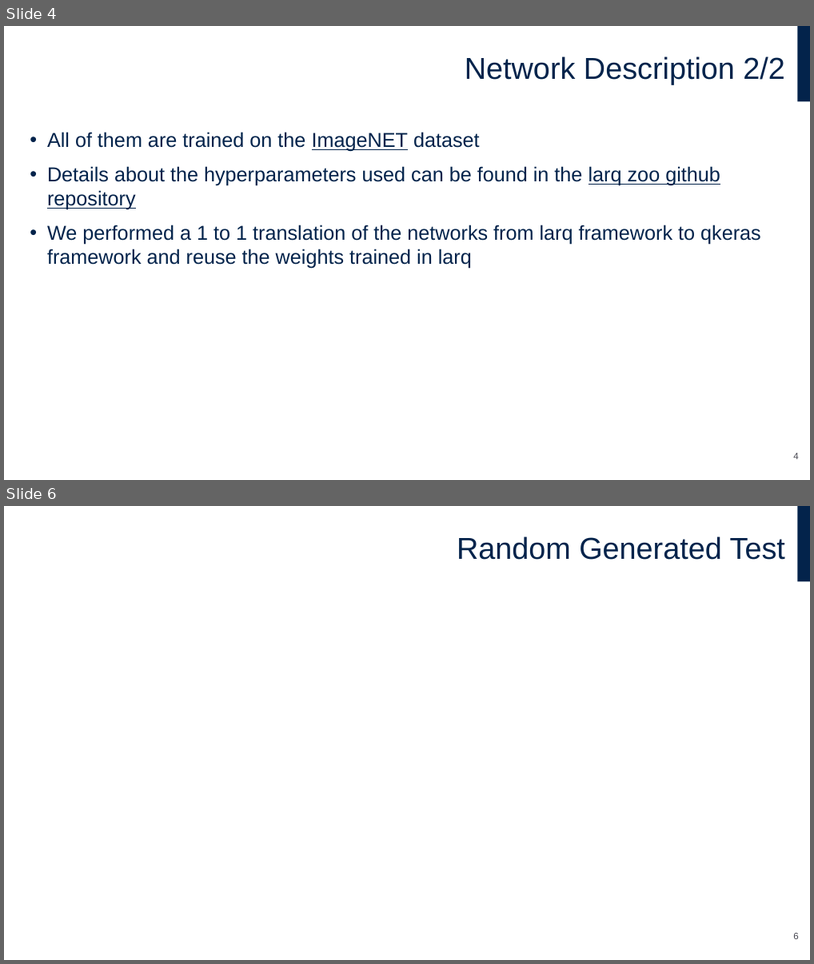
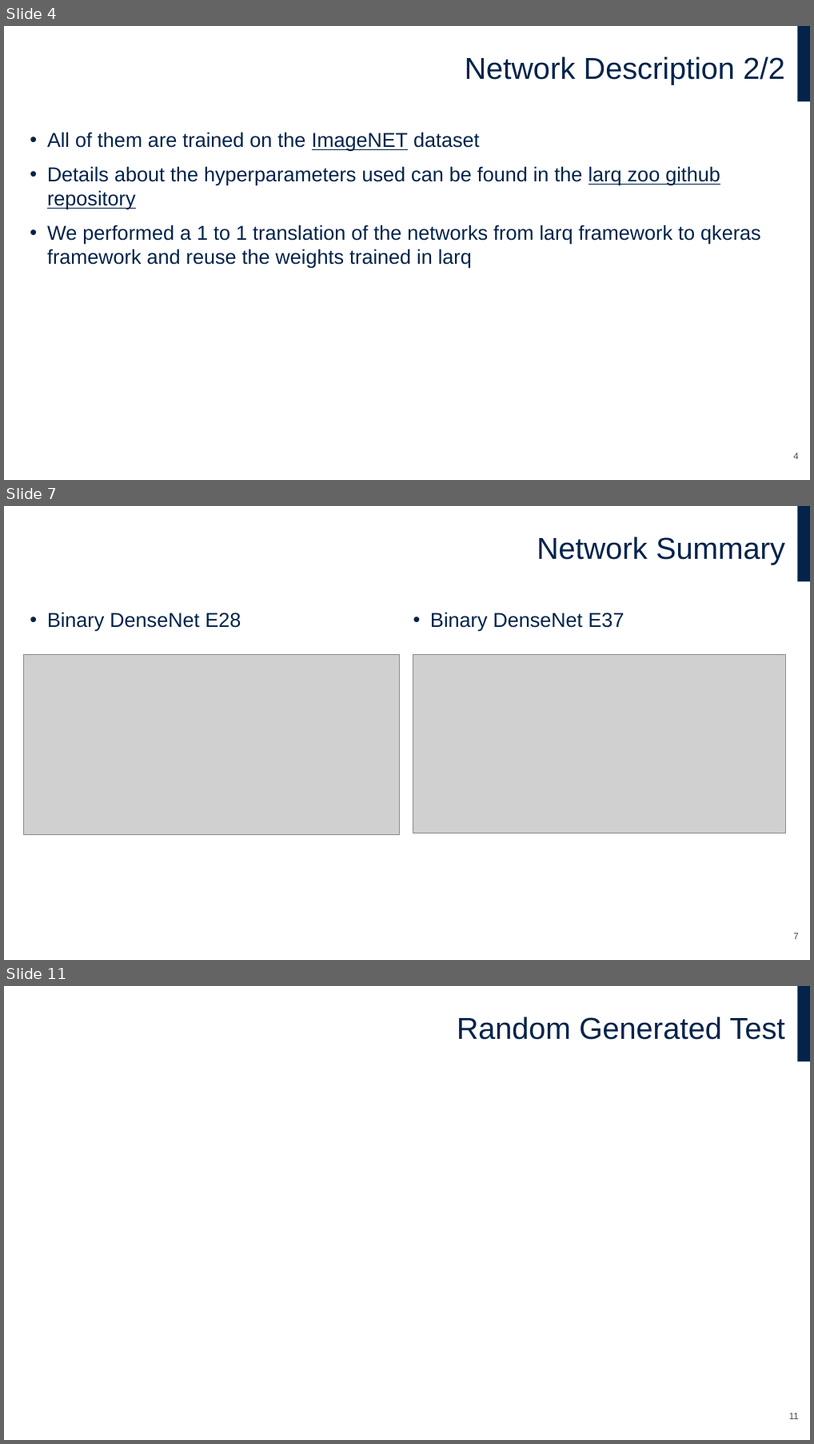
Before and after one commit to FrancescoLoro/qkeras_vs_larq_zoo_tester, a slide deck: zoo_qkeras_vs_larq.pptx. Shown one above the other, each under a label of ours: slides 4 and 6 before the commit, slides 4, 7 and 11 after it; the slides between them are not shown. The pictures are 814x964 and 814x1444 pixels, drawn with LibreOffice and Linux fonts; fonts in the diff are those of the drawing; grey boxes stand for pictures; background and template pictures are left out. Boxes give left, top, right and bottom in pixels: in the first picture for what was removed or moved away, otherwise in the second. Text is boxed around its words. In the diff, an @@ line names an element or a change of style, - is before the commit and + after.

Commit message:
added dense networks

```diff
--- a/zoo_qkeras_vs_larq.pptx
+++ b/zoo_qkeras_vs_larq.pptx
@@ slide 7 added at <box>4,506,810,960</box>, background #FFFFFF; not listed: 1 template element that a slide beside it also shows @@
@@ title added at <box>537,536,786,564</box>, 36 pt, text #03234B @@
+Network Summary
@@ text added at <box>47,612,242,632</box>, 24 pt, text #03234B @@
+• Binary DenseNet E28
@@ text added at <box>430,612,625,632</box>, 24 pt, text #03234B @@
+• Binary DenseNet E37
@@ picture added at <box>24,655,400,835</box> @@
@@ picture added at <box>413,655,786,832</box> @@
@@ page number added at <box>794,932,798,939</box>, 11 pt, text #464650 @@
+7
@@ what was slide 6 is now slide 11 @@
@@ page number at <box>790,1412,799,1419</box>: text changed @@
-6
+11
```
Also in this commit, not shown: 5 slides changed, 5 other slides added, 12 other files.
